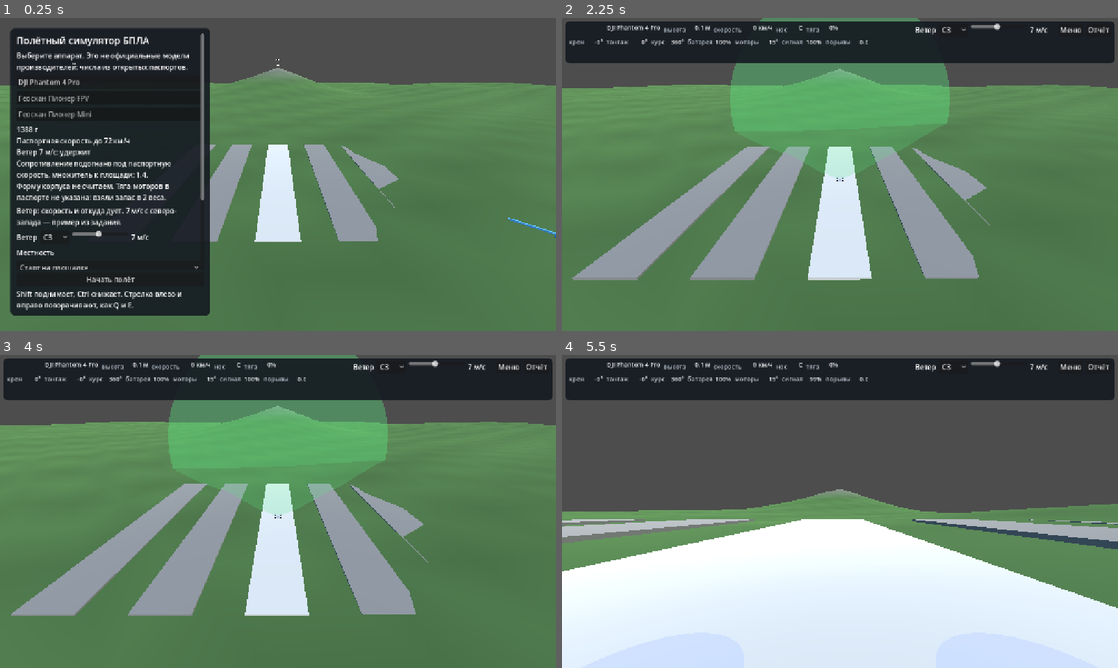
Above: before the commit, frames 1-4 (two rows, left to right).
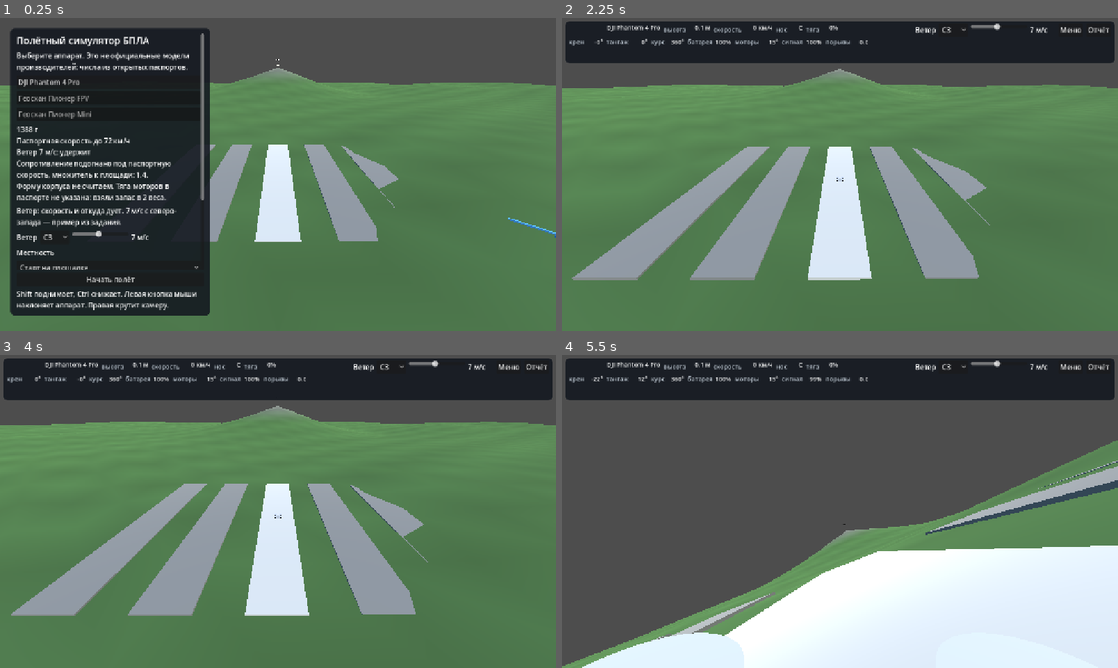
Above: after the commit, the same moments.

Repository: Melkor-code/infoteh
Game: Godot game, scene res://scenes/main.tscn
Two runs of this game, one before a commit and one after it. Both use one fixed random seed, a clock stepped at 60 frames per second and the inputs below.
Inputs (mouse positions are in pixels of both pictures, inside the frame that each line leads up to):
- Up to frame 1 (0.25 s): no input
- Up to frame 2 (2.25 s): click "Старт на площадке" at 0.5 s; click "Старт на площадке" at 1.25 s; click "Начать полёт" at 2 s
- Up to frame 3 (4 s): click "Меню" at 2.75 s; click "Начать полёт" at 3.5 s
- Up to frame 4 (5.5 s): tap Enter at 4.25 s; move the mouse to (962, 495) at 4.27 s; hold D 4.28-5 s; tap C at 4.35 s; click (962, 495) at 4.42 s; drag from (728, 527) to (812, 574) at 5.02 s

The runs differ from the first frame. In frame 1, 0.5% of the frame differs, in the area x 3-36%, y 87-94%; in frame 2, 8.9%; in frame 3, 8.9%; in frame 4, 32%, in the area x 0-100%, y 7-100%.

Commit message:
Убрать конус камеры и добавить наклон мышью.
Конус не требовался заданием и закрывал аппарат. Левая кнопка мыши теперь наклоняет так же, как W, A, S и D. Правая по-прежнему крутит обзор.

Co-authored-by: arena-agent <297053741+arena-agent@users.noreply.github.com>

Diff:
--- a/scripts/app.gd
+++ b/scripts/app.gd
@@ -53,11 +53,13 @@
 var wind_labels: Array[Label] = []
 var wind_sliders: Array[HSlider] = []
 var wind_pickers: Array[OptionButton] = []
-var camera_cone: MeshInstance3D
 var status_label: Label
 var orbit_yaw := 0.6
 var orbit_pitch := -0.45
 var orbit_distance := 8.0
+var mouse_stick := false
+var mouse_pitch := 0.0
+var mouse_roll := 0.0
 var gust := Vector3.ZERO
 var gust_target := Vector3.ZERO
 var gust_timer := 0.0
@@ -125,13 +127,21 @@
 		if status_flash_time <= 0.0:
 			status_flash = ""
 	_place_precip()
-	_place_camera_cone()
 
 
 func _unhandled_input(event: InputEvent) -> void:
 	if event is InputEventMouseMotion and Input.is_mouse_button_pressed(MOUSE_BUTTON_RIGHT):
 		orbit_yaw -= event.relative.x * 0.005
 		orbit_pitch = clampf(orbit_pitch - event.relative.y * 0.004, -1.2, -0.05)
+	if event is InputEventMouseButton and event.button_index == MOUSE_BUTTON_LEFT:
+		mouse_stick = event.pressed and flying
+		if not mouse_stick:
+			mouse_pitch = 0.0
+			mouse_roll = 0.0
+	if event is InputEventMouseMotion and mouse_stick and not Input.is_mouse_button_pressed(MOUSE_BUTTON_RIGHT):
+		# Вверх — как W, вправо — как D. Отпускание возвращает наклон к центру.
+		mouse_roll = clampf(mouse_roll + event.relative.x * 0.0035, -1.0, 1.0)
+		mouse_pitch = clampf(mouse_pitch - event.relative.y * 0.0035, -1.0, 1.0)
 	if event is InputEventMouseButton and event.pressed:
 		if event.button_index == MOUSE_BUTTON_WHEEL_UP:
 			orbit_distance = maxf(orbit_distance - 0.6, 1.5)
@@ -203,7 +213,6 @@
 	camera = Camera3D.new()
 	camera.current = true
 	add_child(camera)
-	_build_camera_cone()
 
 
 func _build_ui() -> void:
@@ -260,7 +269,7 @@
 	start.focus_mode = Control.FOCUS_NONE
 	start.pressed.connect(_start_flight)
 	outer.add_child(start)
-	status_label = _hint("Shift поднимает, Ctrl снижает. Стрелка влево и вправо поворачивают, как Q и E.")
+	status_label = _hint("Shift поднимает, Ctrl снижает. Левая кнопка мыши наклоняет аппарат. Правая крутит камеру.")
 	outer.add_child(status_label)
 	_apply_terrain()
 
@@ -380,6 +389,9 @@
 	menu_panel.visible = true
 	flight_panel.visible = false
 	warning_label.text = ""
+	mouse_stick = false
+	mouse_pitch = 0.0
+	mouse_roll = 0.0
 	for key in hud_slots:
 		(hud_slots[key] as Label).text = ""
 	status_flash = ""
@@ -424,6 +436,9 @@
 			climb = 1.6 * trigger_up
 		elif trigger_down > 0.1:
 			climb = -1.4 * trigger_down
+	if mouse_stick:
+		pitch_goal = mouse_pitch
+		roll_goal = mouse_roll
 	# Короткое нажатие даёт маленький наклон. Полный наклон только если удерживать клавишу.
 	var stick_step := 2.4 * delta
 	craft.stick_pitch = move_toward(craft.stick_pitch, clampf(pitch_goal, -1.0, 1.0), stick_step)
@@ -531,52 +546,6 @@
 func _wind_from_name() -> String:
 	var names := ["С", "СВ", "В", "ЮВ", "Ю", "ЮЗ", "З", "СЗ"]
 	return names[clampi(wind_from, 0, names.size() - 1)]
-
-
-func _build_camera_cone() -> void:
-	camera_cone = MeshInstance3D.new()
-	var mesh := CylinderMesh.new()
-	mesh.top_radius = 1.0
-	mesh.bottom_radius = 0.04
-	mesh.height = 9.0
-	camera_cone.mesh = mesh
-	var paint := StandardMaterial3D.new()
-	paint.albedo_color = Color(0.35, 0.9, 0.5, 0.22)
-	paint.transparency = BaseMaterial3D.TRANSPARENCY_ALPHA
-	paint.shading_mode = BaseMaterial3D.SHADING_MODE_UNSHADED
-	paint.cull_mode = BaseMaterial3D.CULL_DISABLED
-	camera_cone.material_override = paint
-	camera_cone.visible = false
-	add_child(camera_cone)
-
-
-func _place_camera_cone() -> void:
-	if camera_cone == null:
-		return
-	var fov := 0.0
-	if craft != null:
-		fov = FlightModel.read_number(craft.profile.get("camera_fov_deg"), 0.0)
-	# Из кабины конус закрыл бы весь обзор: камера стоит в его узком конце.
-	var show := flying and craft != null and fov > 1.0 and camera_mode != 1
-	camera_cone.visible = show
-	if not show:
-		return
-	var length := 9.0
-	var radius := length * tan(deg_to_rad(fov) * 0.5)
-	var mesh := camera_cone.mesh as CylinderMesh
-	if mesh != null:
-		mesh.height = length
-		mesh.top_radius = radius
-		mesh.bottom_radius = 0.04
-	var forward := craft.forward()
-	var origin := craft.global_position + craft.global_transform.basis.y * 0.12
-	var side := forward.cross(Vector3.UP)
-	if side.length() < 0.05:
-		side = Vector3.RIGHT
-	side = side.normalized()
-	var up := side.cross(forward).normalized()
-	# Цилиндр вытянут по своей Y. Широкий конец смотрит вперёд, узкий — у камеры.
-	camera_cone.global_transform = Transform3D(Basis(side, forward, up), origin + forward * length * 0.5)
 
 
 func _log(line: String) -> void:
Not shown, changed: docs/kak-zapustit.md
